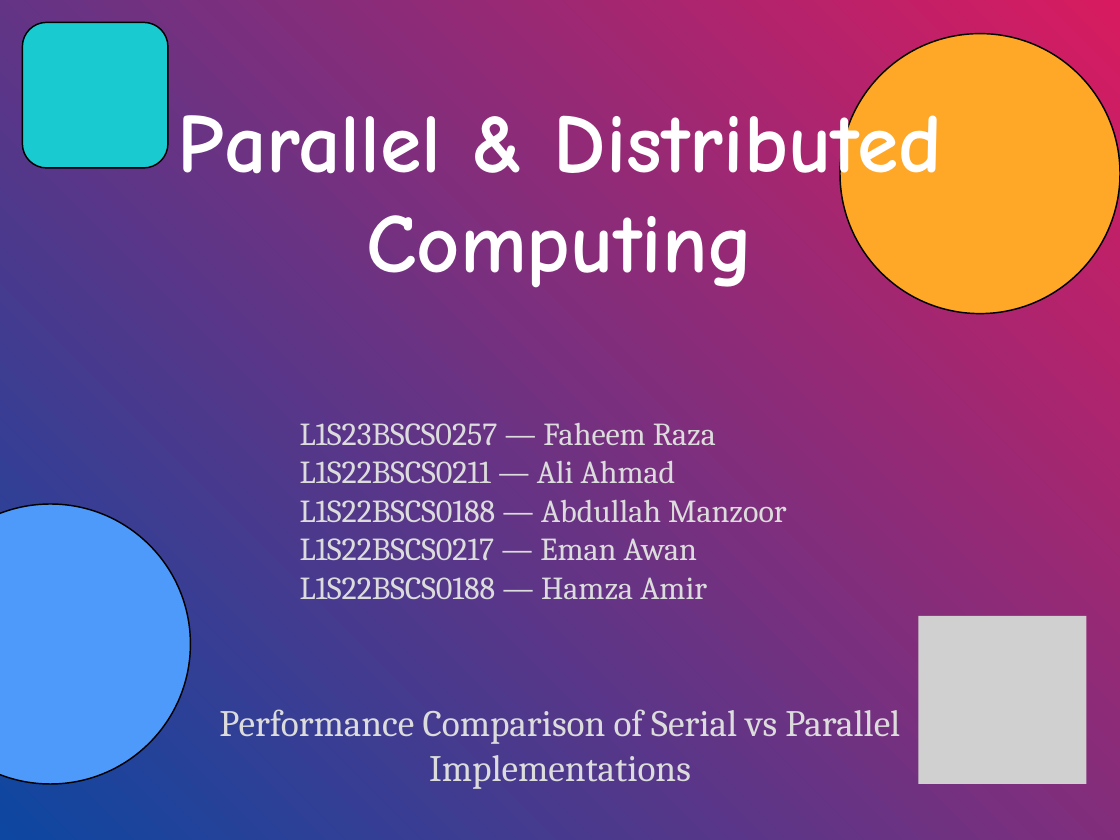
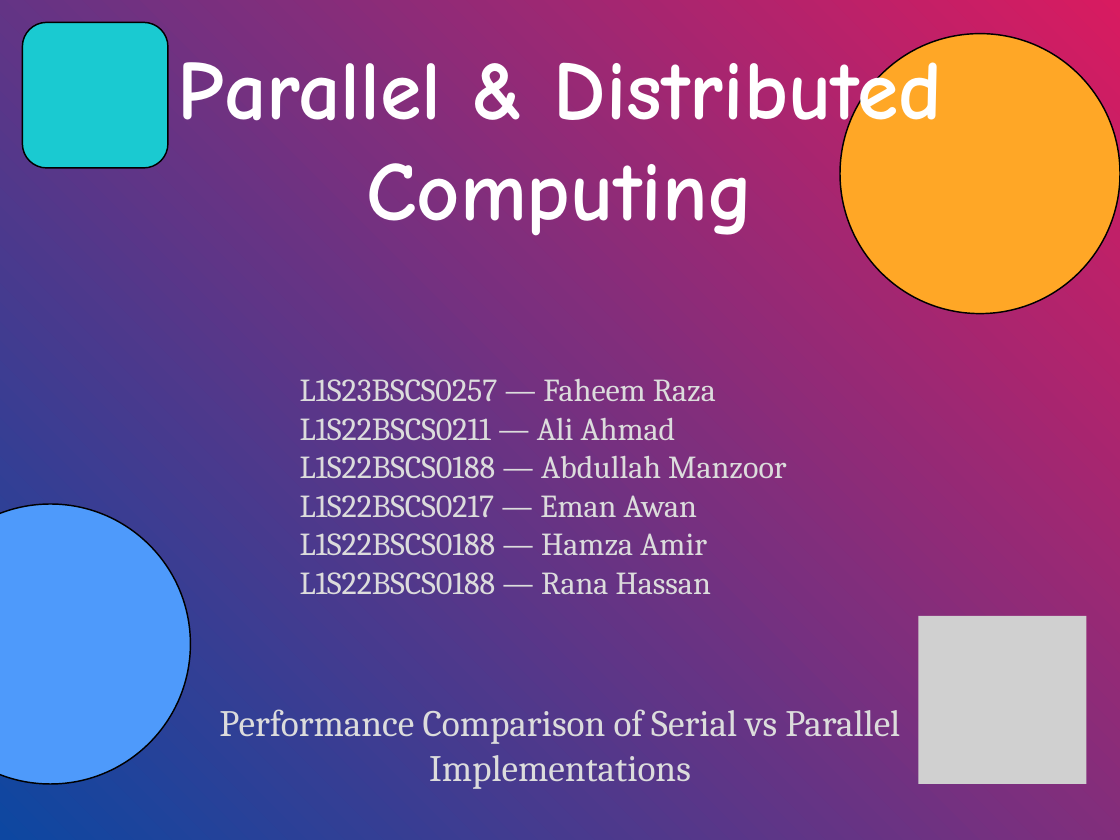
Before and after one commit to faheemraza-192/PDC-PROJECT, a slide deck: slide 1 of WanderHub_AI_Presentation.pptx.pptx. Drawn at 1120x840 pixels with LibreOffice and Linux fonts; fonts in the diff are those of the drawing; grey boxes stand for pictures. Boxes give left, top, right and bottom in pixels: in the first picture for what was removed or moved away, otherwise in the second. Text is boxed around its words. In the diff, an @@ line names an element or a change of style, - is before the commit and + after.

```diff
--- a/WanderHub_AI_Presentation.pptx.pptx
+++ b/WanderHub_AI_Presentation.pptx.pptx
@@ text "Parallel & Distributed Computing": place and size @@
-text "Parallel & Distributed Computing" at (178, 99, 943, 288)
+text "Parallel & Distributed Computing" at (178, 47, 943, 236)
@@ text "L1S23BSCS0257 — Faheem Raza": place and size @@
-text "L1S23BSCS0257 — Faheem Raza" at (300, 423, 787, 599)
+text "L1S23BSCS0257 — Faheem Raza" at (300, 379, 787, 594)
@@ text at (300, 572, 711, 594): paragraph added @@
+L1S22BSCS0188 — Rana Hassan
```
Also in this commit, not shown: 1 other slide changed, 2 other files.
